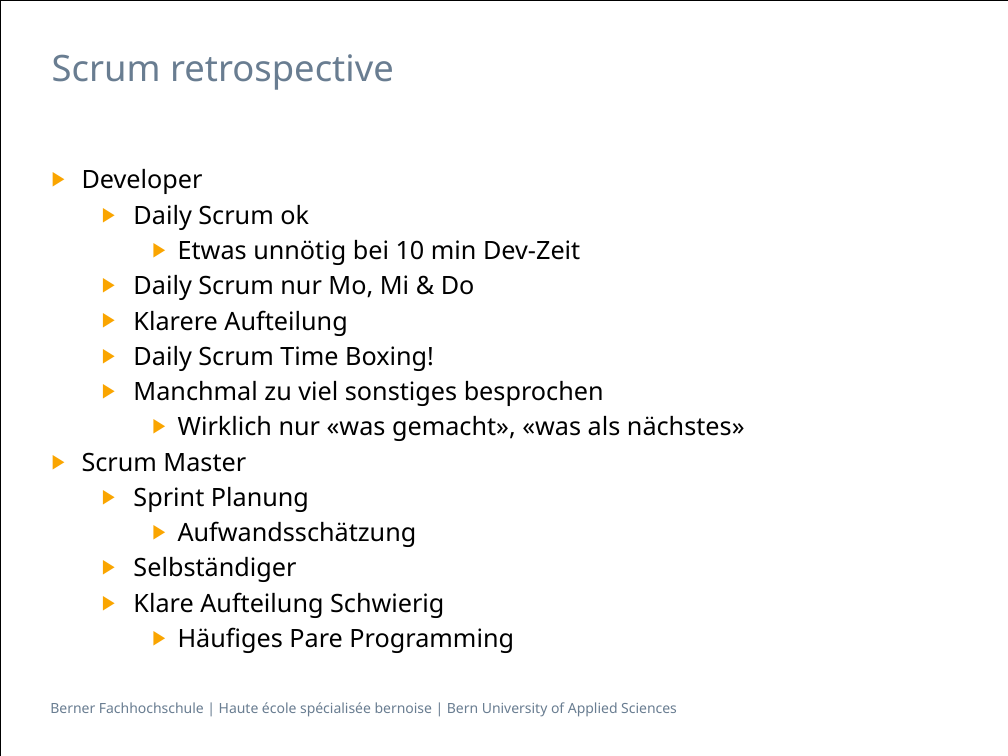
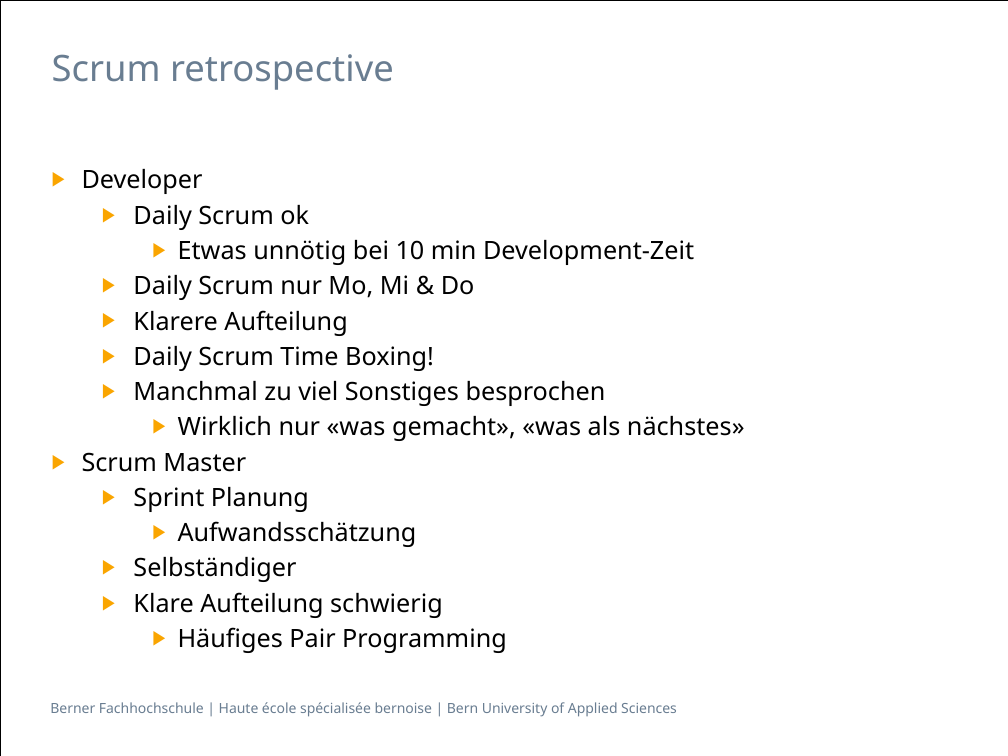
Before and after one commit to isels1/ch.bfh.btx8081.w2015.blue, a slide deck: slide 15 of doc/task14/Task14.pptx. Drawn at 1008x756 pixels with LibreOffice and Linux fonts; fonts in the diff are those of the drawing. Boxes give left, top, right and bottom in pixels: in the first picture for what was removed or moved away, otherwise in the second. Text is boxed around its words. In the diff, an @@ line names an element or a change of style, - is before the commit and + after.

```diff
--- a/doc/task14/Task14.pptx
+++ b/doc/task14/Task14.pptx
@@ text at (178, 240, 694, 265): text changed @@
-    ▶ Etwas unnötig bei 10 min Dev-Zeit
+    ▶ Etwas unnötig bei 10 min Development-Zeit
@@ text at (133, 381, 606, 406): text changed @@
-  ▶ Manchmal zu viel sonstiges besprochen
+  ▶ Manchmal zu viel Sonstiges besprochen
@@ text at (133, 592, 507, 653): text changed @@
-  ▶ Klare Aufteilung Schwierig
-    ▶ Häufiges Pare Programming
+  ▶ Klare Aufteilung schwierig
+    ▶ Häufiges Pair Programming
```
Also in this commit, not shown: 4 other slides changed.
